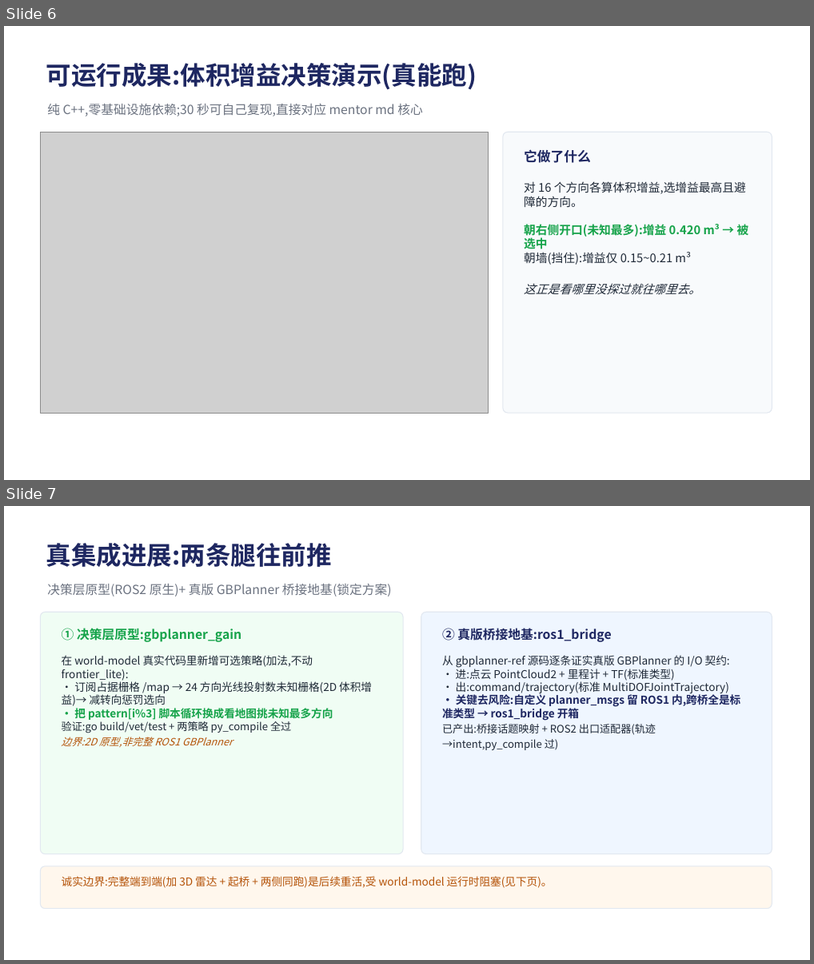
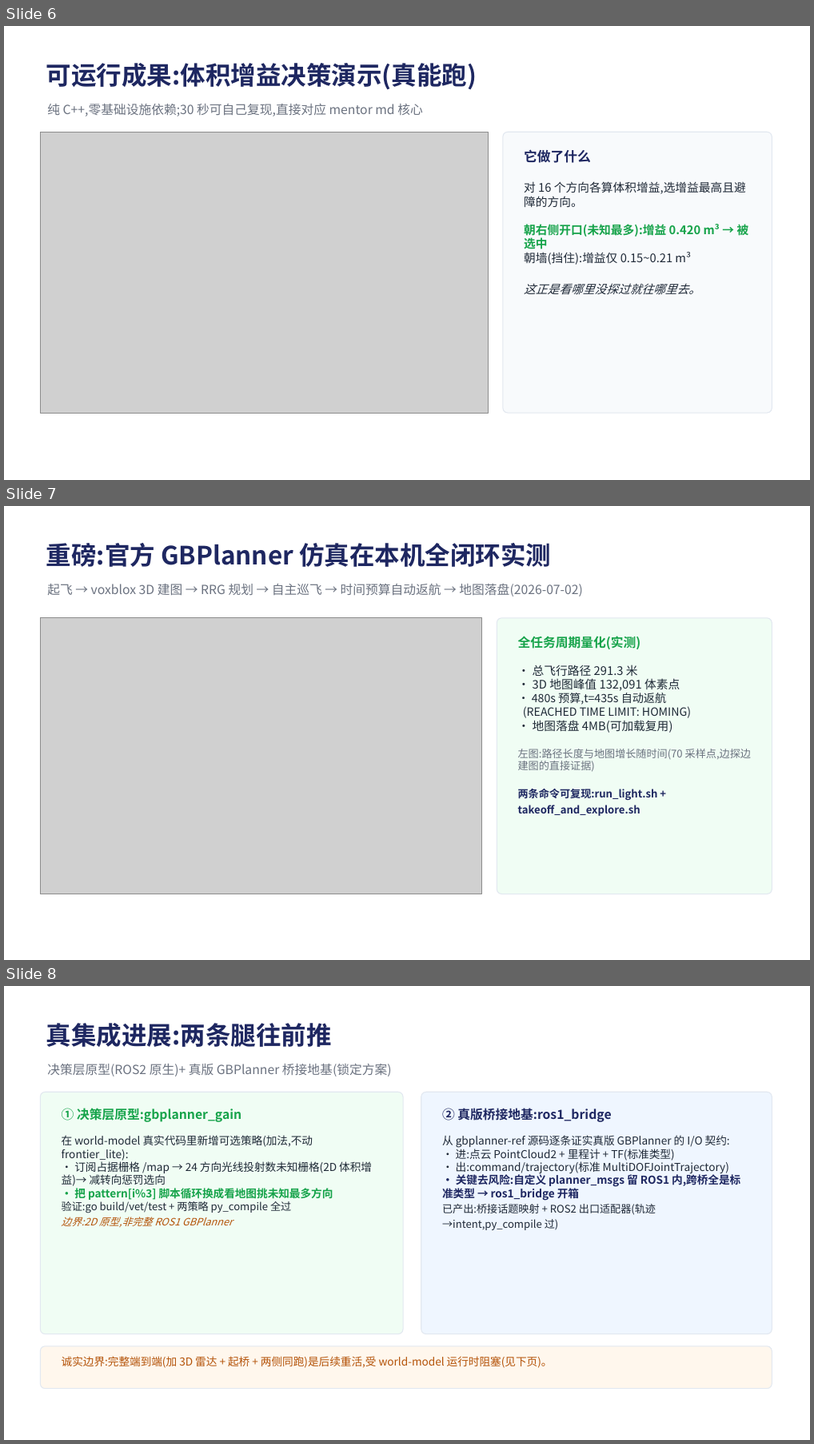
Before and after one commit to ai4sci-z/GBPlanner-WorldModel-Integration, a slide deck: GBPlanner项目进展汇报.pptx. Shown one above the other, each under a label of ours: slides 6 and 7 before the commit, slides 6, 7 and 8 after it. The pictures are 814x964 and 814x1444 pixels, drawn with LibreOffice and Linux fonts; fonts in the diff are those of the drawing; grey boxes stand for pictures. Boxes give left, top, right and bottom in pixels: in the first picture for what was removed or moved away, otherwise in the second. Text is boxed around its words. In the diff, an @@ line names an element or a change of style, - is before the commit and + after.

```diff
--- a/GBPlanner项目进展汇报.pptx
+++ b/GBPlanner项目进展汇报.pptx
@@ slide 7 added at box(4, 506, 810, 960), background #FFFFFF @@
@@ text added at box(46, 543, 551, 567), 30 pt, text #1E2761, bold @@
+重磅:官方 GBPlanner 仿真在本机全闭环实测
@@ text added at box(47, 584, 583, 596), 15 pt, text #6B7280 @@
+起飞 → voxblox 3D 建图 → RRG 规划 → 自主巡飞 → 时间预算自动返航 → 地图落盘(2026-07-02)
@@ picture added at box(40, 618, 482, 894) @@
@@ rounded rectangle added at box(497, 618, 772, 894), fill #F0FDF4, outline #E2E8F0 1 pt @@
@@ text added at box(518, 636, 642, 649), 15 pt, text #16A34A, bold @@
+全任务周期量化(实测)
@@ text added at box(518, 664, 751, 816), 12.5 pt, text #1F2937 @@
+• 总飞行路径 291.3 米
+• 3D 地图峰值 132,091 体素点
+• 480s 预算,t=435s 自动返航
+(REACHED TIME LIMIT: HOMING)
+• 地图落盘 4MB(可加载复用)
+左图:路径长度与地图增长随时间(70 采样点,边探边建图的直接证据)
+两条命令可复现:run_light.sh + takeoff_and_explore.sh
@@ what was slide 7 is now slide 8 @@
```
Also in this commit, not shown: 1 slide changed, 11 other files.
